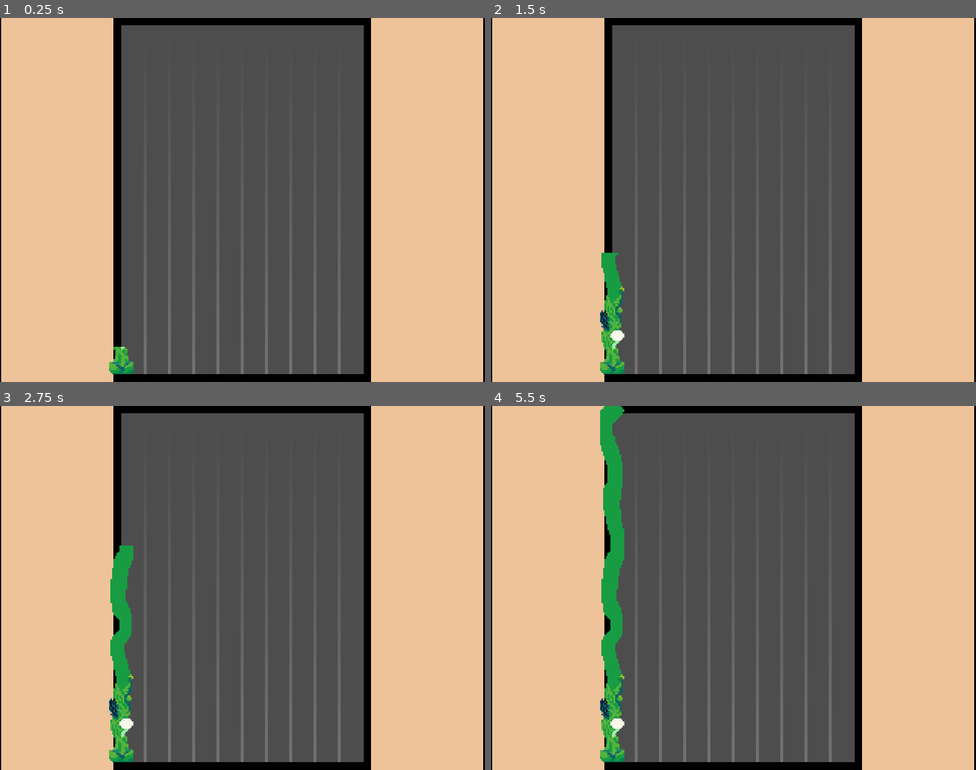
Above: before the commit, frames 1-4 (two rows, left to right).
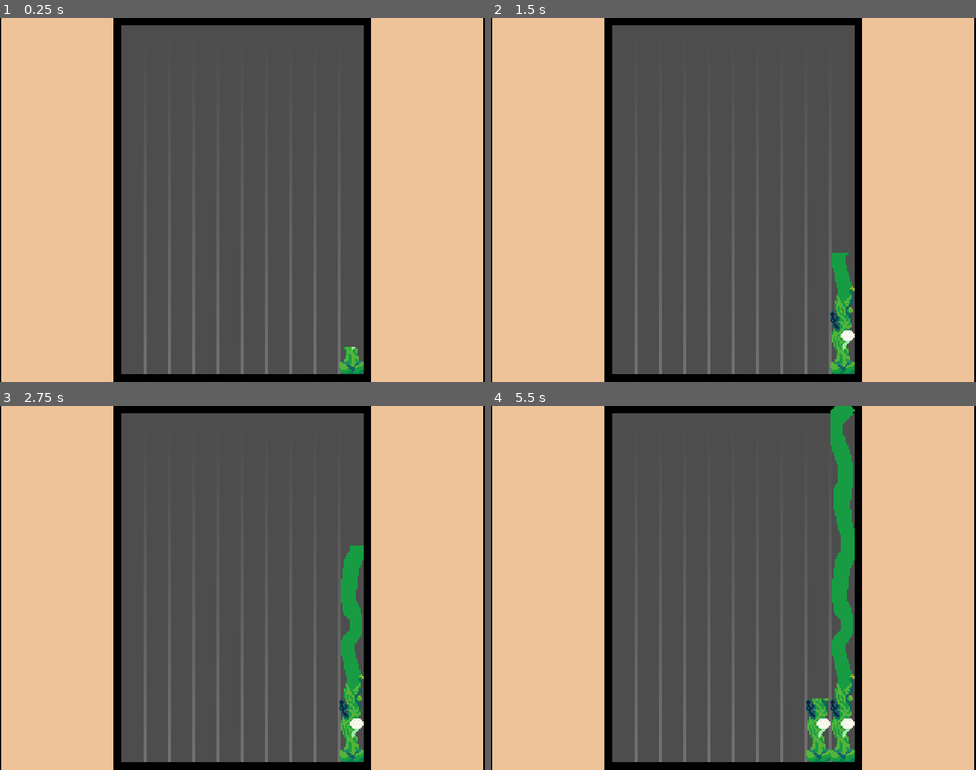
Above: after the commit, the same moments.

Repository: jacksonmist/Weedpocalypse
Game: Godot game, scene res://Scenes/root.tscn
Two runs of this game, one before a commit and one after it. Both use one fixed random seed, a clock stepped at 60 frames per second and the inputs below.
Inputs (mouse positions are in pixels of both pictures, inside the frame that each line leads up to):
- Up to frame 1 (0.25 s): no input
- Up to frame 2 (1.5 s): move the mouse to (840, 181) at 0.52 s; hold 1 (Hand) 0.53-1.28 s; click (840, 181) at 0.67 s; move the mouse to (636, 218) at 1.27 s; tap 2 (Scythe) at 1.35 s; click (636, 218) at 1.42 s
- Up to frame 3 (2.75 s): move the mouse to (291, 507) at 2.02 s; hold 1 (Hand) from 2.03 s (still down); click (291, 507) at 2.17 s
- Up to frame 4 (5.5 s): move the mouse to (709, 660) at 2.77 s; release 1 (Hand) at 2.78 s; tap 2 (Scythe) at 2.85, 4.35 s; click (709, 660) at 2.92 s; move the mouse to (879, 642) at 3.52 s; hold 1 (Hand) 3.53-4.28 s; click (879, 642) at 3.67 s; move the mouse to (588, 533) at 4.27 s; click (588, 533) at 4.42 s; tap Enter at 5 s; move the mouse to (757, 588) at 5.02 s; hold 1 (Hand) from 5.03 s (still down); click (757, 588) at 5.17 s

The runs differ from the first frame. In frame 1, 0.6% of the frame differs, in the area x 22-75%, y 90-98%; in frame 2, 2.4%; in frame 3, 4.1%; in frame 4, 7.3%, in the area x 22-75%, y 0-98%.
Error before the commit: Invalid call. Nonexistent function 'set_difficulty' in base 'Node2D'. (res://Scenes/weed_manager.gd:40)

Commit message:
Added weed spawning

Diff:
--- a/Scenes/Weeds/Dandelion_Weed.tscn
+++ b/Scenes/Weeds/Dandelion_Weed.tscn
@@ -7,20 +7,20 @@
 [sub_resource type="RectangleShape2D" id="RectangleShape2D_r3lo5"]
 size = Vector2(16, 240)
 
-[node name="DandelionPivot" type="Node2D" unique_id=1336183014]
-
-[node name="Weed" type="Node2D" parent="." unique_id=2007246088]
-position = Vector2(0, -120)
+[node name="Dandelion" type="Node2D" unique_id=1336183014]
 script = ExtResource("1_ebb8y")
 sprite_array = Array[Texture]([ExtResource("2_hl2pi")])
 
-[node name="WeedMask" type="Sprite2D" parent="Weed" unique_id=25107849]
+[node name="WeedMask" type="Sprite2D" parent="." unique_id=25107849]
 clip_children = 1
+position = Vector2(0, -120)
 texture = ExtResource("1_tpb20")
 
-[node name="WeedSprite" type="Sprite2D" parent="Weed/WeedMask" unique_id=515589144]
+[node name="WeedSprite" type="Sprite2D" parent="WeedMask" unique_id=515589144]
+texture = ExtResource("2_hl2pi")
 
-[node name="Area2D" type="Area2D" parent="Weed" unique_id=942955904]
+[node name="Area2D" type="Area2D" parent="." unique_id=942955904]
+position = Vector2(0, -120)
 
-[node name="CollisionShape2D" type="CollisionShape2D" parent="Weed/Area2D" unique_id=1574559941]
+[node name="CollisionShape2D" type="CollisionShape2D" parent="Area2D" unique_id=1574559941]
 shape = SubResource("RectangleShape2D_r3lo5")
--- a/Scenes/Weeds/WeedBase.tscn
+++ b/Scenes/Weeds/WeedBase.tscn
@@ -1,22 +1,23 @@
 [gd_scene format=3 uid="uid://cxkiisbym1w0g"]
 
+[ext_resource type="Script" uid="uid://bf65nmgyn8kta" path="res://Scripts/Weeds/weed.gd" id="1_k147j"]
 [ext_resource type="Texture2D" uid="uid://dlyj0ge2h5q16" path="res://Sprites/WeedMask.png" id="3_dhnwh"]
 
 [sub_resource type="RectangleShape2D" id="RectangleShape2D_r3lo5"]
 size = Vector2(16, 240)
 
 [node name="WeedPivot" type="Node2D" unique_id=1336183014]
+script = ExtResource("1_k147j")
 
-[node name="Weed" type="Node2D" parent="." unique_id=2007246088]
+[node name="WeedMask" type="Sprite2D" parent="." unique_id=25107849]
+clip_children = 1
+position = Vector2(0, -120)
+texture = ExtResource("3_dhnwh")
+
+[node name="WeedSprite" type="Sprite2D" parent="WeedMask" unique_id=515589144]
+
+[node name="Area2D" type="Area2D" parent="." unique_id=942955904]
 position = Vector2(0, -120)
 
-[node name="WeedMask" type="Sprite2D" parent="Weed" unique_id=25107849]
-clip_children = 1
-texture = ExtResource("3_dhnwh")
-
-[node name="WeedSprite" type="Sprite2D" parent="Weed/WeedMask" unique_id=515589144]
-
-[node name="Area2D" type="Area2D" parent="Weed" unique_id=942955904]
-
-[node name="CollisionShape2D" type="CollisionShape2D" parent="Weed/Area2D" unique_id=1574559941]
+[node name="CollisionShape2D" type="CollisionShape2D" parent="Area2D" unique_id=1574559941]
 shape = SubResource("RectangleShape2D_r3lo5")
--- a/Scenes/grid_manager.gd
+++ b/Scenes/grid_manager.gd
@@ -27,9 +27,13 @@
 			free_spots.append(i)
 		sum -= spawn_points[i]
 		sum += spawn_points[width + i - 1]
-
+	if(free_spots.size() == 0):
+		return null
 	var chosen_spot = free_spots.pick_random()
+	for i in range(chosen_spot, width + chosen_spot):
+		spawn_points[i] = 1
 	var world_pos: Vector2 = _grid_to_world(Vector2i(chosen_spot, 0))
+	print(spawn_points)
 	match width:
 		1:
 			return world_pos
--- a/Scenes/mouse_controller.gd
+++ b/Scenes/mouse_controller.gd
@@ -12,7 +12,7 @@
 
 
 # Called every frame. 'delta' is the elapsed time since the previous frame.
-func _process(delta: float) -> void:
+func _process(_delta: float) -> void:
 	position = get_global_mouse_position()
 
 func set_tool(tool: Game_Enums.Tool):
--- a/Scenes/root.tscn
+++ b/Scenes/root.tscn
@@ -47,3 +47,6 @@
 [node name="WeedManager" type="Node" parent="." unique_id=1047289638]
 script = ExtResource("6_r3lo5")
 one_width_weeds = Array[PackedScene]([ExtResource("7_dun2r")])
+
+[node name="SpawnTimer" type="Timer" parent="WeedManager" unique_id=1202271330]
+wait_time = 5.0
--- a/Scenes/weed_manager.gd
+++ b/Scenes/weed_manager.gd
@@ -1,7 +1,10 @@
 class_name WeedManager extends Node
 
+@onready var spawn_timer: Timer = $SpawnTimer
+
+
 var time: float = 0.0
-var difficulty: float
+var difficulty: float = 1
 
 @export var one_width_weeds: Array[PackedScene]
 @export var two_width_weeds: Array[PackedScene]
@@ -11,14 +14,32 @@
 @export var two_width_chance: float = 30
 @export var three_width_chance: float = 20
 
+var e: float
+var max_difficulty: float = 2.0
+var L: float
+var difficulty_slope: float = 0.1
+var difficulty_midpoint: float = 30
+
+var max_time_between_spawn: float = 5
+var min_time_between_spawn: float = 1
+var L2: float
+var time_decrease_slope: float = 0.1
+var spawn_time_midpoint: float = 30
+
 func _ready() -> void:
+	e = exp(1)
+	L = max_difficulty - difficulty
+	L2 = max_time_between_spawn - min_time_between_spawn
+	spawn_timer.wait_time = max_time_between_spawn
+	spawn_timer.timeout.connect(spawn_weed)
 	spawn_weed()
 
 func _process(delta: float) -> void:
 	time += delta
+	calculate_difficulty()
 
 func spawn_weed():
-	var random_num = randi_range(1, 100)
+	var random_num = 50 #randi_range(1, 100)
 	var width: int = 1
 	var weed: PackedScene
 	if(random_num >= one_width_chance):
@@ -34,8 +55,22 @@
 	if(weed == null):
 		weed = one_width_weeds.pick_random()
 	var spawn_pos = %GridManager.get_free_point(width)
+	if(spawn_pos == null):
+		spawn_wait()
+		return
 	var weed_instance = weed.instantiate()
 	add_child(weed_instance)
-	print(typeof(weed_instance))
 	weed_instance.set_difficulty(difficulty)
 	weed_instance.position = spawn_pos
+	spawn_wait()
+
+func calculate_difficulty():
+	difficulty = (L / (1 + pow(e, -difficulty_slope * (time - difficulty_midpoint)))) + 1
+
+func spawn_wait():
+	var wait_time = -(L2 / (1 + pow(e, -time_decrease_slope * (time - spawn_time_midpoint)))) + 5
+	spawn_timer.wait_time = wait_time
+	spawn_timer.start()
+
+func remove_weed(weed: Weed):
+	pass
--- a/Scripts/Weeds/weed.gd
+++ b/Scripts/Weeds/weed.gd
@@ -1,4 +1,4 @@
-@abstract
+
 class_name Weed extends Node2D
 
 @export var sprite_array: Array[Texture]
@@ -22,7 +22,6 @@
 @onready var weed_sprite: Sprite2D = $WeedMask/WeedSprite
 @onready var area_2d: Area2D = $Area2D
 @onready var collision_shape: CollisionShape2D = $Area2D/CollisionShape2D
-@onready var pivot: Node2D = get_parent()
 
 
 func _ready() -> void:
@@ -40,12 +39,12 @@
 		collision_shape.position = offset
 	elif(is_grabbing):
 		var mouse_pos = get_global_mouse_position()
-		var to_mouse = mouse_pos - pivot.position
+		var to_mouse = mouse_pos - position
 		var distance_from_grab = (mouse_pos - grab_point).length()
 		grow_rate_additive += (delta * grow_rate * 0.2)
-		pivot.look_at(get_global_mouse_position())
-		pivot.rotation += PI/2
-		pivot.scale.y = to_mouse.length() / (base_length - weed_mask.offset.y)
+		look_at(get_global_mouse_position())
+		rotation += PI/2
+		scale.y = to_mouse.length() / (base_length - weed_mask.offset.y)
 		if(distance_from_grab > stretch_threshold):
 			fully_stretched()
 
@@ -54,8 +53,8 @@
 	tween.set_parallel()
 	tween.set_trans(Tween.TRANS_ELASTIC)
 	tween.set_ease(Tween.EASE_IN_OUT)
-	tween.tween_property(pivot, "scale", Vector2(1, 1), scale_time)
-	tween.tween_property(pivot, "rotation", 0, rotation_time)
+	tween.tween_property(self, "scale", Vector2(1, 1), scale_time)
+	tween.tween_property(self, "rotation", 0, rotation_time)
 
 func grab(grabbing: bool):
 	is_grabbing = grabbing
--- a/Scripts/player_controller.gd
+++ b/Scripts/player_controller.gd
@@ -6,10 +6,6 @@
 var is_mouse_active
 
 func _ready() -> void:
-	pass
-
-
-func _process(delta: float) -> void:
 	pass
 
 func _unhandled_input(event: InputEvent) -> void:
--- a/Scripts/tool_manager.gd
+++ b/Scripts/tool_manager.gd
@@ -6,10 +6,6 @@
 var weedkiller_tool: Tool = WeedkillerTool.new()
 
 func _ready() -> void:
-	pass
-
-
-func _process(delta: float) -> void:
 	pass
 
 func switch_tool(tool_type: Game_Enums.Tool):
